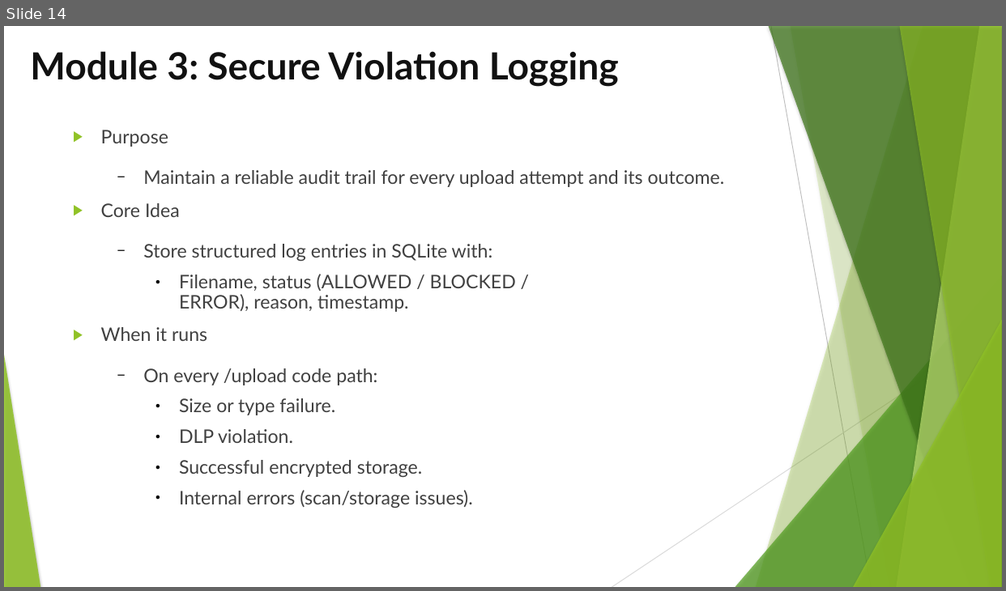
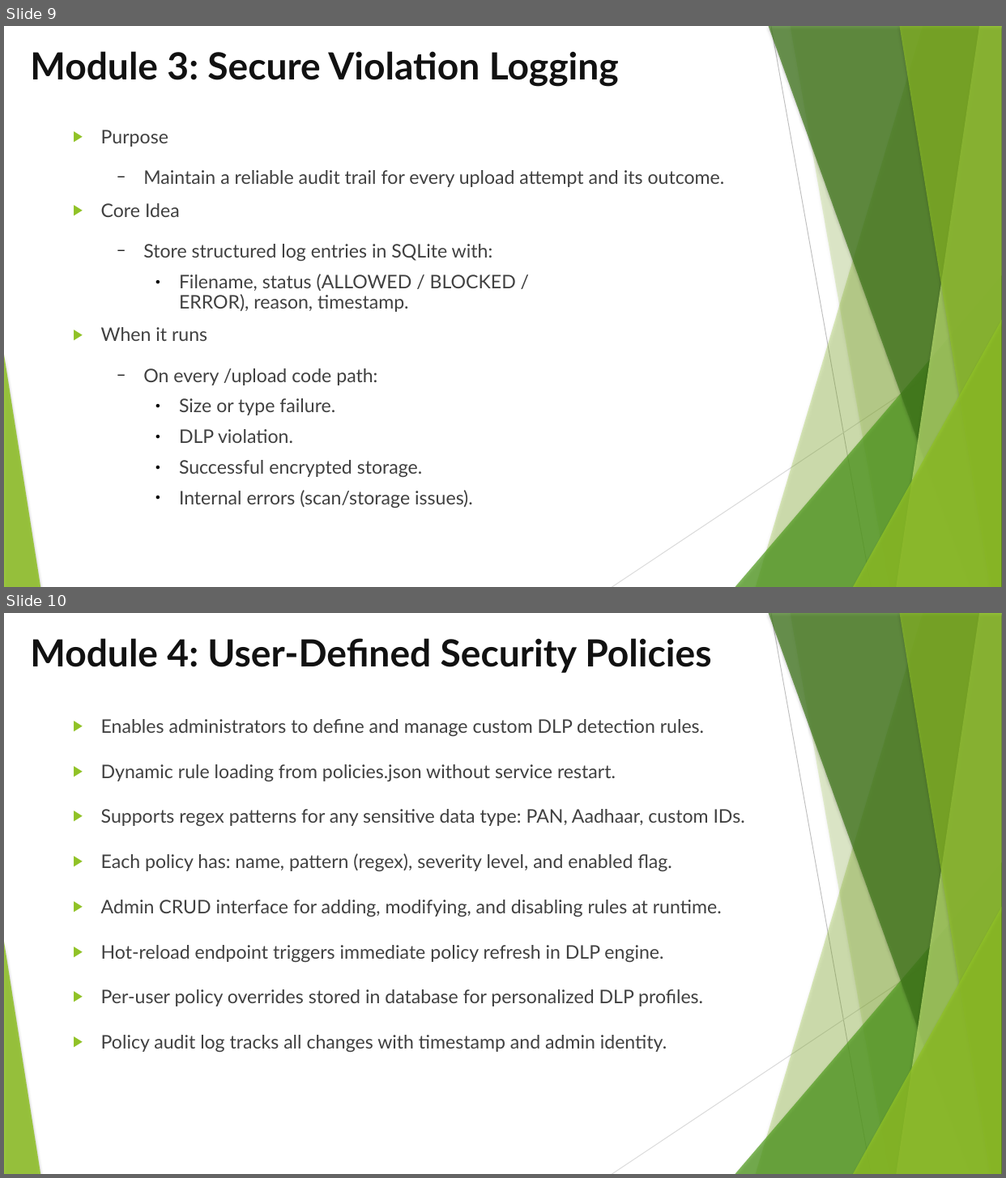
Before and after one commit to fyxvoid/cloud-dlp, a slide deck: cloud-dlp-review-II.pptx. Shown one above the other, each under a label of ours: slide 14 before the commit, slides 9 and 10 after it. The pictures are 1006x591 and 1006x1178 pixels, drawn with LibreOffice and Linux fonts; fonts in the diff are those of the drawing. Boxes give left, top, right and bottom in pixels: in the first picture for what was removed or moved away, otherwise in the second. Text is boxed around its words. In the diff, an @@ line names an element or a change of style, - is before the commit and + after.

```diff
--- a/cloud-dlp-review-II.pptx
+++ b/cloud-dlp-review-II.pptx
@@ slide 10 added at [4,613,1002,1174], background #FFFFFF; not listed: 10 template elements that a slide beside it also shows @@
@@ title added at [30,638,711,673], 36 pt, text #111111, bold @@
+Module 4: User-Defined Security Policies
@@ text added at [101,719,745,1052], 18 pt, text #404040 @@
+▶ Enables administrators to define and manage custom DLP detection rules.
+▶ Dynamic rule loading from policies.json without service restart.
+▶ Supports regex patterns for any sensitive data type: PAN, Aadhaar, custom IDs.
+▶ Each policy has: name, pattern (regex), severity level, and enabled flag.
+▶ Admin CRUD interface for adding, modifying, and disabling rules at runtime.
+▶ Hot-reload endpoint triggers immediate policy refresh in DLP engine.
+▶ Per-user policy overrides stored in database for personalized DLP profiles.
+▶ Policy audit log tracks all changes with timestamp and admin identity.
@@ what was slide 14 is now slide 9 @@
@@ slide 9 changed as well @@
@@ freeform shape at [899,26,1002,587]: outline redrawn @@
```
Also in this commit, not shown: 9 other slides changed, 5 other slides added, 9 slides removed, 2 other files.
